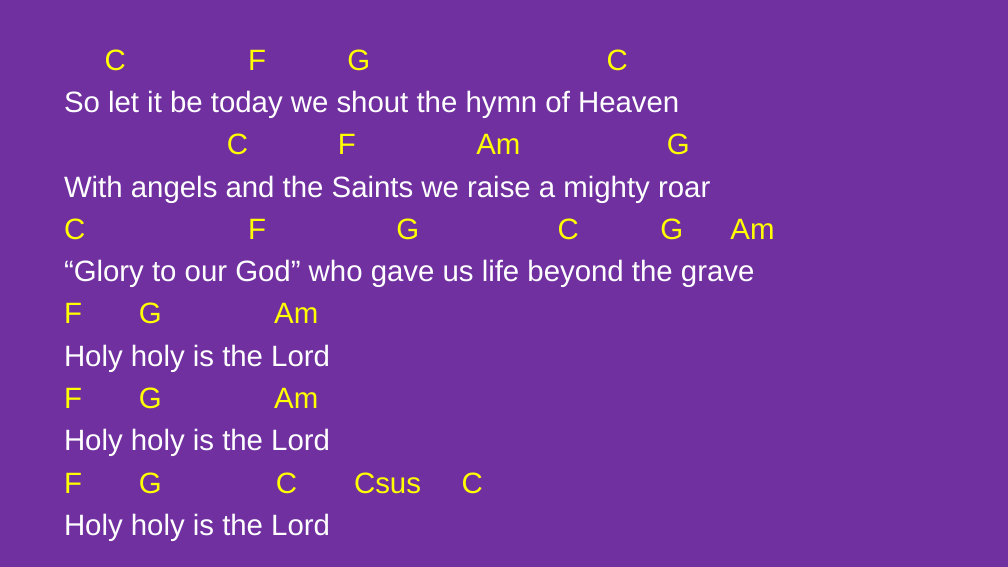
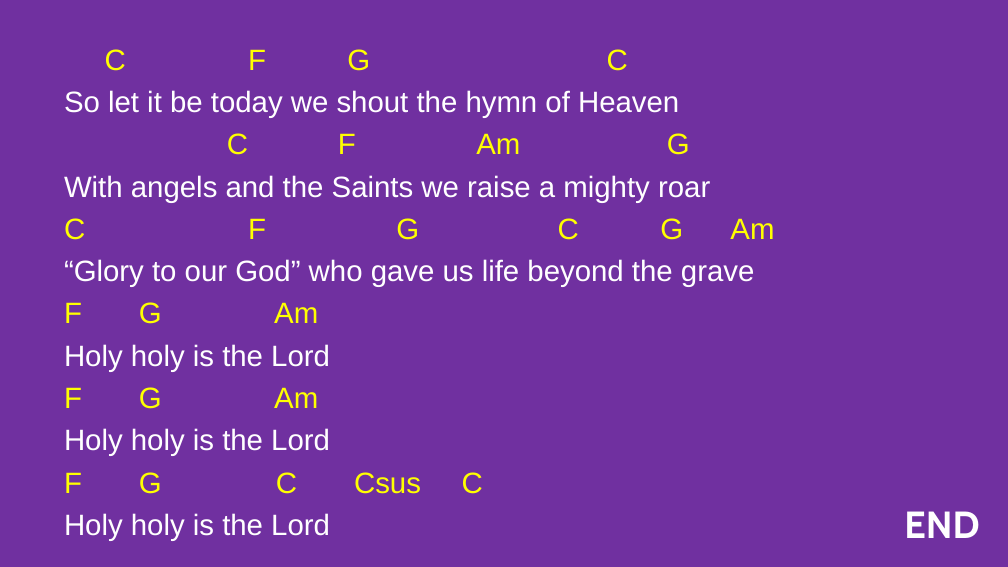
Before and after one commit to kendall412/worship, a slide deck: slide 9 of Hymn of Heaven_CH.pptx. Drawn at 1008x567 pixels with LibreOffice and Linux fonts; fonts in the diff are those of the drawing. Boxes give left, top, right and bottom in pixels: in the first picture for what was removed or moved away, otherwise in the second. Text is boxed around its words. In the diff, an @@ line names an element or a change of style, - is before the commit and + after.

```diff
--- a/Hymn of Heaven_CH.pptx
+++ b/Hymn of Heaven_CH.pptx
@@ text added at (x1=904, y1=511, x2=979, y2=538), 36 pt, text #FFFFFF, bold @@
+END
```
Also in this commit, not shown: 7 other slides changed, 13 other files.
